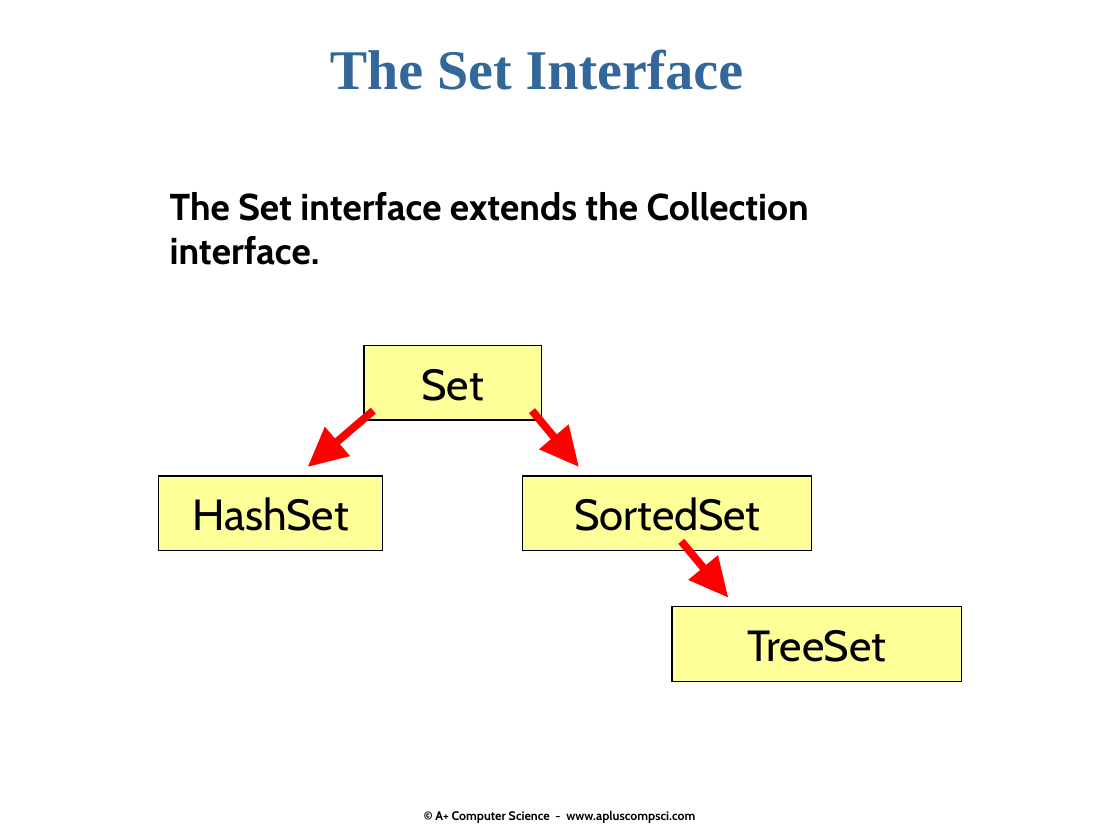
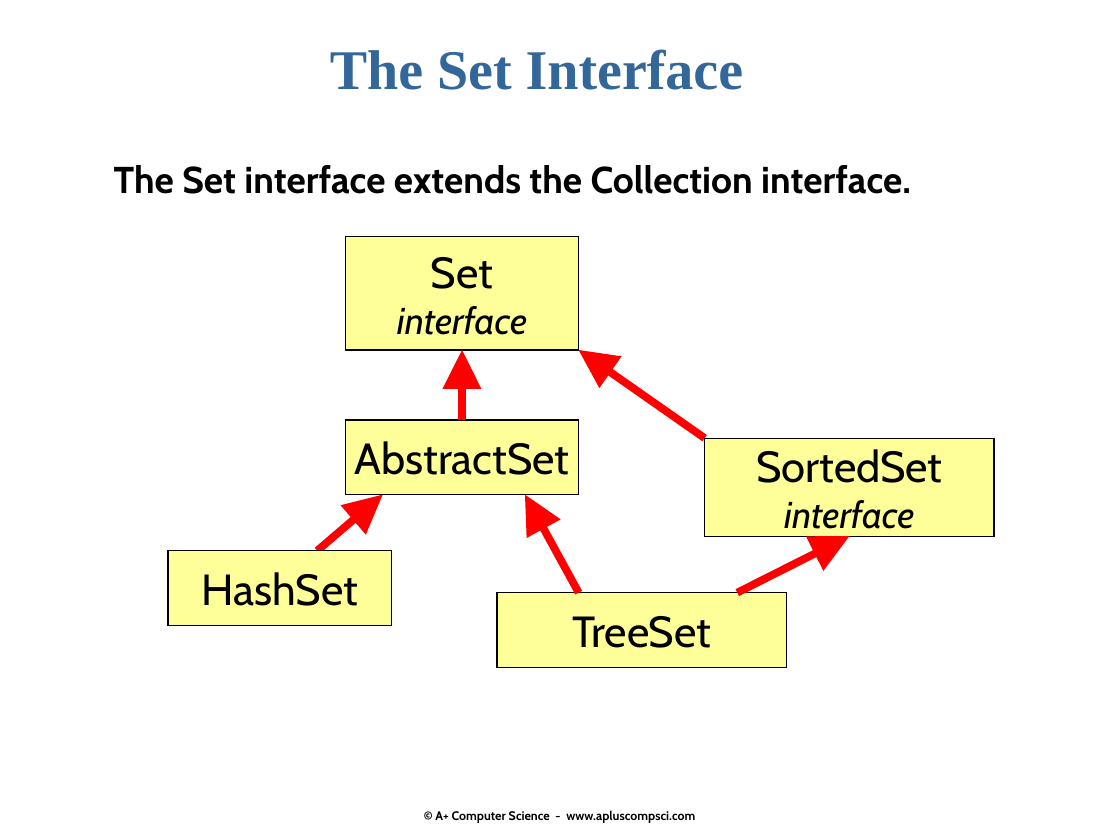
Before and after one commit to Cy-FairCS/cs3, a slide deck: slide 6 of u05a_sets/notes/_sets.pptx. Drawn at 1120x840 pixels with LibreOffice and Linux fonts; fonts in the diff are those of the drawing. Boxes give left, top, right and bottom in pixels: in the first picture for what was removed or moved away, otherwise in the second. Text is boxed around its words. In the diff, an @@ line names an element or a change of style, - is before the commit and + after.

```diff
--- a/u05a_sets/notes/_sets.pptx
+++ b/u05a_sets/notes/_sets.pptx
@@ text at (114,165,911,194): text changed @@
-The Set interface extends the Collection
-interface.
+The Set interface extends the Collection interface.
@@ rectangle "Set": place and size @@
-rectangle "Set" at (364,345,541,420)
+rectangle "Set" at (345,236,578,351)
@@ text in rectangle at (397,306,527,335): paragraph added @@
+interface
@@ arrow added from (463, 420) to (463, 349), #FF0000 5 pt @@
@@ arrow moved from (532, 411) - (579, 467) to (704, 438) - (579, 349) @@
@@ rectangle added at (345,420,578,495), fill #FFFF99, outline #000000 0.75 pt, 28 pt, text #000000 @@
+AbstractSet
@@ rectangle "SortedSet": place and size @@
-rectangle "SortedSet" at (523,476,812,551)
+rectangle "SortedSet" at (704,438,993,536)
@@ arrow moved from (373, 411) - (308, 467) to (317, 551) - (383, 495) @@
@@ arrow added from (579, 592) to (525, 495), #FF0000 5 pt @@
@@ text in rectangle at (784,500,914,537): paragraph added @@
+interface
@@ arrow moved from (681, 541) - (728, 597) to (737, 592) - (849, 536) @@
@@ rectangle "HashSet": place and size @@
-rectangle "HashSet" at (159,476,383,551)
+rectangle "HashSet" at (168,551,392,626)
@@ rectangle "TreeSet": place and size @@
-rectangle "TreeSet" at (672,607,961,682)
+rectangle "TreeSet" at (497,592,786,668)
```
Also in this commit, not shown: 3 other slides changed.
